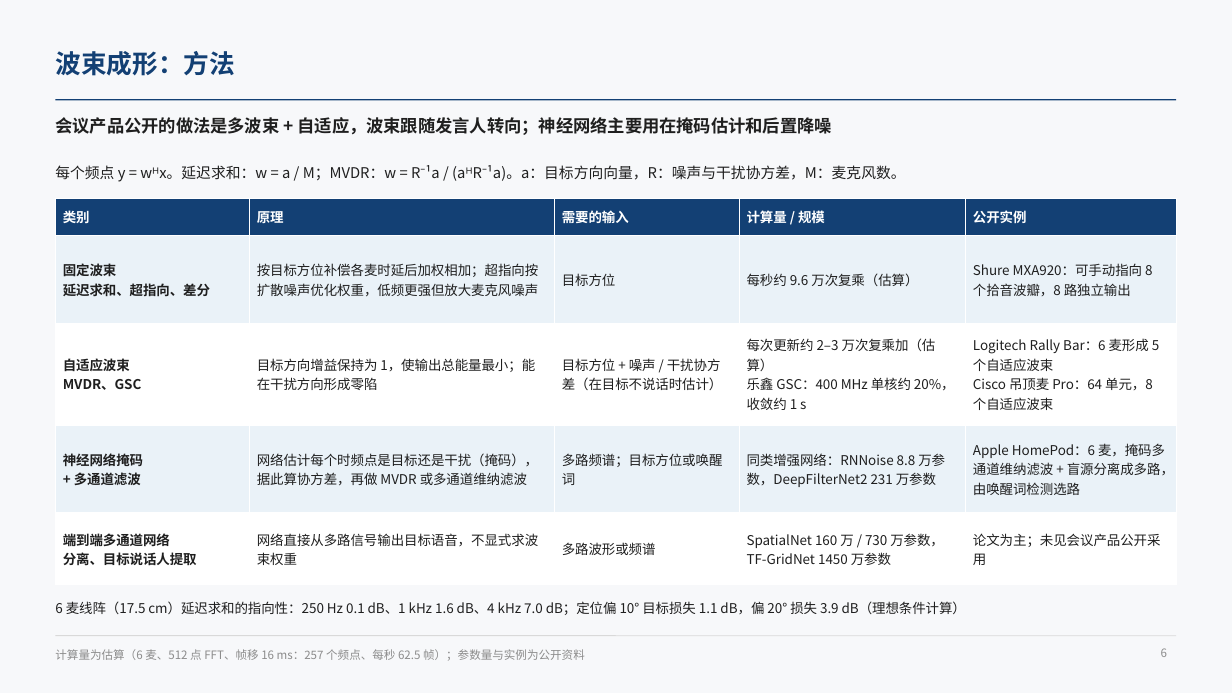
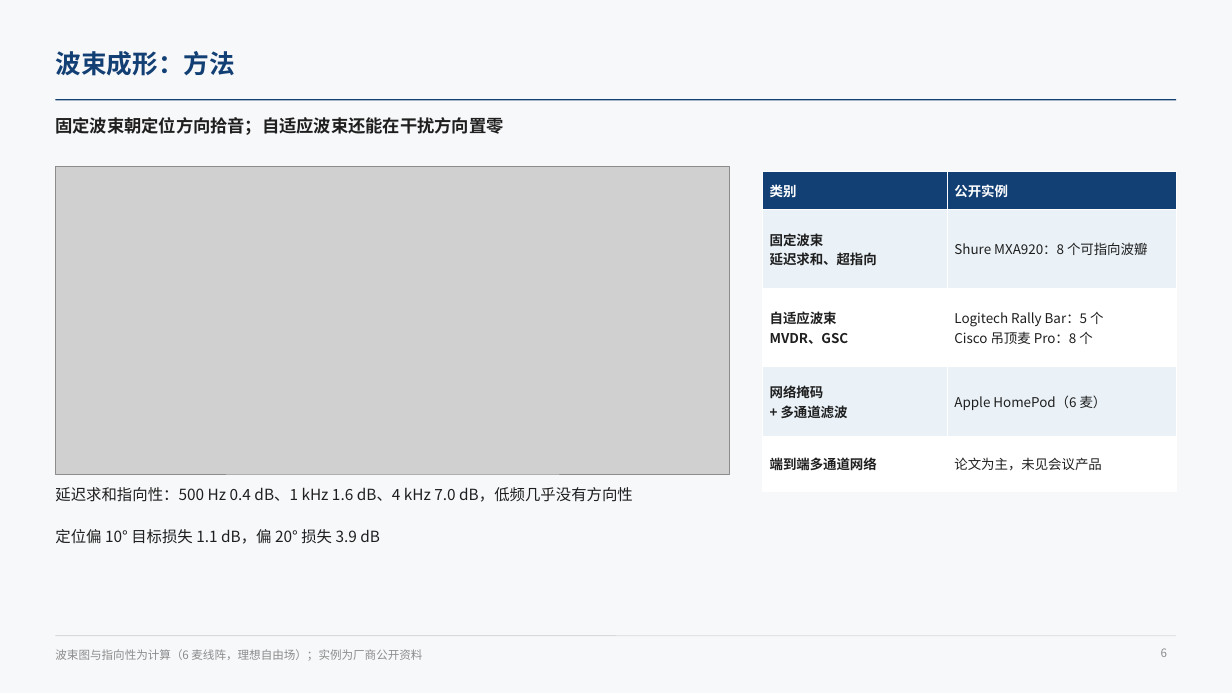
Before and after one commit to ZeroFoxxi/ssl-scene1, a slide deck: slide 6 of 01_场景一_摄像头声源定位/技术总结/声源定位与波束成形技术总结.pptx. Drawn at 1232x693 pixels with LibreOffice and Linux fonts; fonts in the diff are those of the drawing; grey boxes stand for pictures. Boxes give left, top, right and bottom in pixels: in the first picture for what was removed or moved away, otherwise in the second. Text is boxed around its words. In the diff, an @@ line names an element or a change of style, - is before the commit and + after.

```diff
--- a/01_场景一_摄像头声源定位/技术总结/声源定位与波束成形技术总结.pptx
+++ b/01_场景一_摄像头声源定位/技术总结/声源定位与波束成形技术总结.pptx
@@ text at (55,117,503,135): text changed @@
-会议产品公开的做法是多波束 + 自适应，波束跟随发言人转向；神经网络主要用在掩码估计和后置降噪
+固定波束朝定位方向拾音；自适应波束还能在干扰方向置零
@@ text removed at (55,165,905,182) @@
-每个频点 y = wᴴx。延迟求和：w = a / M；MVDR：w = R⁻¹a / (aᴴR⁻¹a)。a：目标方向向量，R：噪声与干扰协方差，M：麦克风数。
@@ picture added at (55,166,730,474) @@
@@ table at (762,171,1177,477) @@
-column 1: 类别 | 固定波束 / 延迟求和、超指向、差分 | 自适应波束 / MVDR、GSC | 神经网络掩码 / + 多通道滤波 | 端到端多通道网络 / 分离、目标说话人提取
-column 2: 原理 | 按目标方位补偿各麦时延后加权相加；超指向按扩散噪声优化权重，低频更强但放大麦克风噪声 | 目标方向增益保持为 1，使输出总能量最小；能在干扰方向形成零陷 | 网络估计每个时频点是目标还是干扰（掩码），据此算协方差，再做 MVDR 或多通道维纳滤波 | 网络直接从多路信号输出目标语音，不显式求波束权重
-column 3: 需要的输入 | 目标方位 | 目标方位 + 噪声 / 干扰协方差（在目标不说话时估计） | 多路频谱；目标方位或唤醒词 | 多路波形或频谱
-column 4: 计算量 / 规模 | 每秒约 9.6 万次复乘（估算） | 每次更新约 2–3 万次复乘加（估算） / 乐鑫 GSC：400 MHz 单核约 20%，收敛约 1 s | 同类增强网络：RNNoise 8.8 万参数，DeepFilterNet2 231 万参数 | SpatialNet 160 万 / 730 万参数，TF-GridNet 1450 万参数
-column 5: 公开实例 | Shure MXA920：可手动指向 8 个拾音波瓣，8 路独立输出 | Logitech Rally Bar：6 麦形成 5 个自适应波束 / Cisco 吊顶麦 Pro：64 单元，8 个自适应波束 | Apple HomePod：6 麦，掩码多通道维纳滤波 + 盲源分离成多路，由唤醒词检测选路 | 论文为主；未见会议产品公开采用
+column 1: 类别 | 固定波束 / 延迟求和、超指向 | 自适应波束 / MVDR、GSC | 网络掩码 / + 多通道滤波 | 端到端多通道网络
+column 2: 公开实例 | Shure MXA920：8 个可指向波瓣 | Logitech Rally Bar：5 个 / Cisco 吊顶麦 Pro：8 个 | Apple HomePod（6 麦） | 论文为主，未见会议产品
@@ table: place and size @@
-table at (55,199,1177,570)
+table at (762,171,1177,477)
@@ text added at (55,487,633,502), 12 pt, text #1F1F1F @@
+延迟求和指向性：500 Hz 0.4 dB、1 kHz 1.6 dB、4 kHz 7.0 dB，低频几乎没有方向性
@@ text at (55,529,380,544): text changed; size 10.5 to 12 pt @@
-6 麦线阵（17.5 cm）延迟求和的指向性：250 Hz 0.1 dB、1 kHz 1.6 dB、4 kHz 7.0 dB；定位偏 10° 目标损失 1.1 dB，偏 20° 损失 3.9 dB（理想条件计算）
+定位偏 10° 目标损失 1.1 dB，偏 20° 损失 3.9 dB
@@ text "定位偏 10° 目标损失 1.1 dB，偏 ..." at (55,529,380,544): vertical alignment middle to top @@
@@ text at (55,649,422,660): text changed @@
-计算量为估算（6 麦、512 点 FFT、帧移 16 ms：257 个频点、每秒 62.5 帧）；参数量与实例为公开资料
+波束图与指向性为计算（6 麦线阵，理想自由场）；实例为厂商公开资料
```
Also in this commit, not shown: 11 other slides changed, 5 other files.
